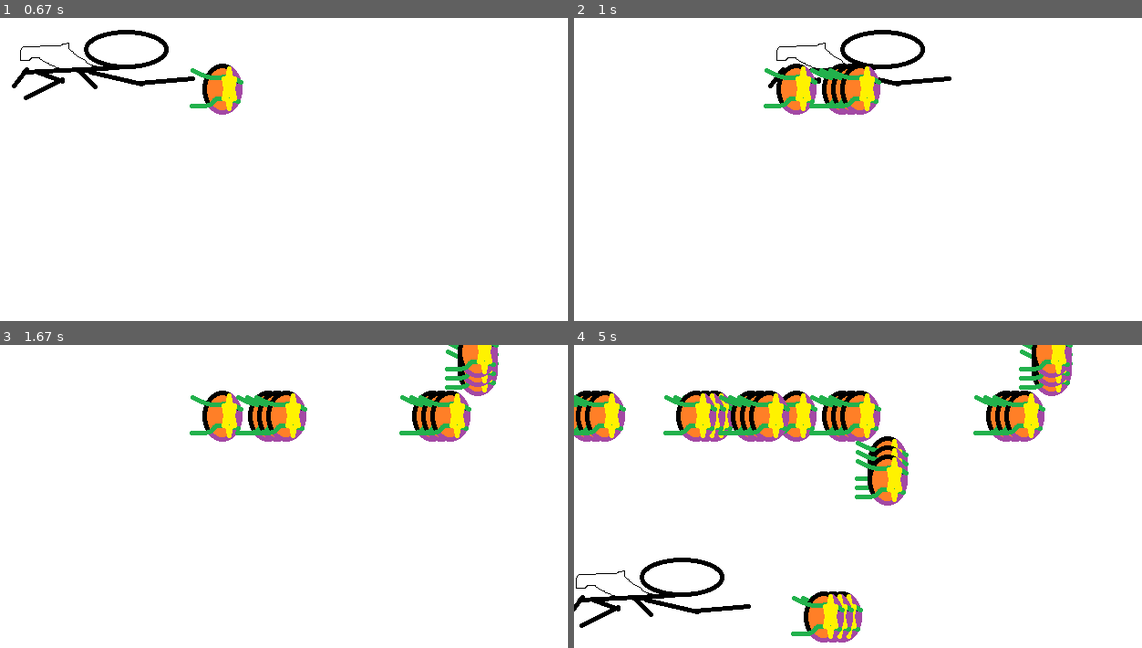
Above: before the commit, frames 1-4 (two rows, left to right).
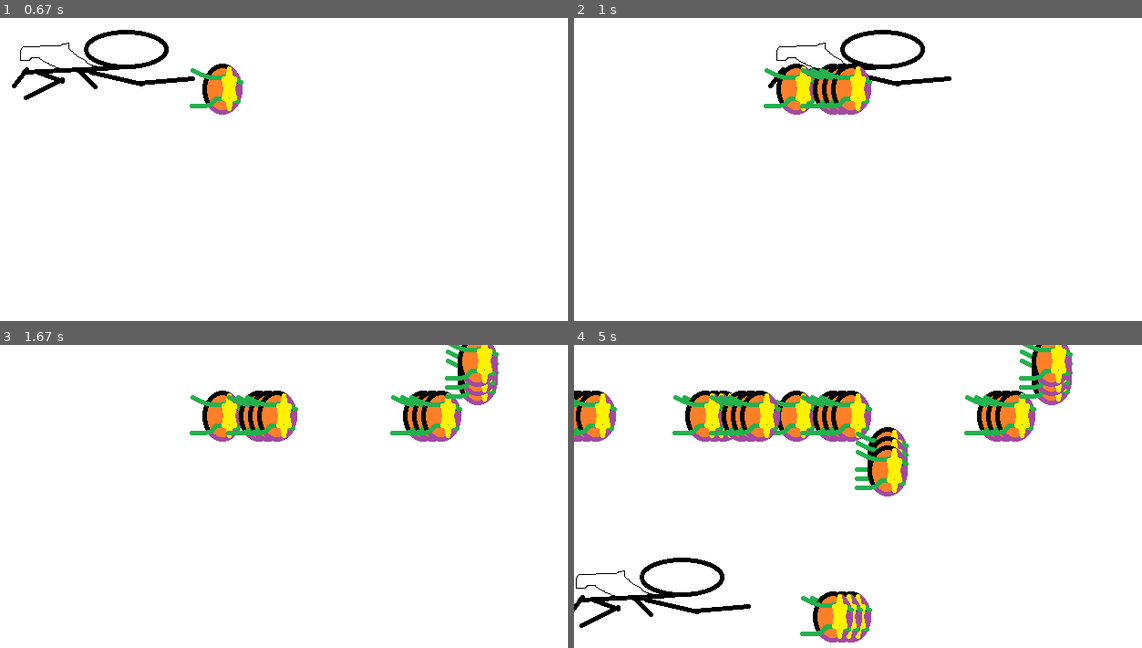
Above: after the commit, the same moments.

Repository: MrValdez/pygame-tutorial
Game: pygame game, started from main.py
Same seed, same stepped clock (60 frames per second), same inputs: the game is played once before the commit and once after it.
Inputs:
- Up to frame 1 (0.67 s): tap Space at 0.33 s
- Up to frame 2 (1 s): hold Right from 0.67 s (still down); tap Space at 0.73 s
- Up to frame 3 (1.67 s): tap Space at 1.03, 1.23 s; release Right at 1.13 s; hold Up 1.17-1.47 s
- Up to frame 4 (5 s): hold Left 2-2.53 s; tap Space at 2.07, 2.37, 2.63, 2.97, 3.27, 3.8, 4.1, 4.47, 4.87 s; hold Down 2.57-2.87 s; hold Left 2.9-3.3 s; hold Right 3.73-4.37 s; hold Down 4.4-4.77 s; hold Left from 4.8 s (still down)

Frame 1 is identical in both runs. In frame 2, 1.0% of the frame differs, in the area x 39-55%, y 15-32%; in frame 3, 2.7%; in frame 4, 7.3%, in the area x 0-88%, y 0-99%.

Commit message:
refactoring

Diff:
--- /dev/null
+++ b/gameobject.py
@@ -0,0 +1,37 @@
+# gameobject.py
+import pygame
+
+class GameObject:
+    def __init__(self, filename, pos):
+        self.image = pygame.image.load(filename).convert()
+        self.image.set_colorkey((255, 128, 128))
+
+        self.pos = pos[:]
+
+    def draw(self, screen):
+        screen.blit(self.image, self.pos)
+
+    def update(self):
+        pass
+
+class Hero(GameObject):
+    def __init__(self, pos):
+        super().__init__("hero.png", pos)
+        self.speed = 10
+
+    def update(self):
+        keystate = pygame.key.get_pressed()
+        if keystate[pygame.K_LEFT]:
+            self.pos[0] -= self.speed
+        if keystate[pygame.K_RIGHT]:
+            self.pos[0] += self.speed
+        if keystate[pygame.K_UP]:
+            self.pos[1] -= self.speed
+        if keystate[pygame.K_DOWN]:
+            self.pos[1] += self.speed
+
+class Shot(GameObject):
+    def __init__(self, pos):
+        super().__init__("shot.png", pos)
+        self.pos[0] += 200
+        self.pos[1] += 50
--- a/main.py
+++ b/main.py
@@ -1,19 +1,6 @@
 # main.py
 import pygame
-
-class Shot:
-    def __init__(self, pos):
-        self.image = pygame.image.load("shot.png").convert()
-        self.image.set_colorkey((255, 128, 128))
-
-        pos = pos[:]
-        pos[0] += 200
-        pos[1] += 50
-
-        self.pos = pos
-
-    def draw(self, screen):
-        screen.blit(self.image, self.pos)
+from gameobject import Shot, Hero
 
 resolution = (640, 480)
 isRunning = True
@@ -22,10 +9,7 @@
 screen = pygame.display.set_mode(resolution)
 clock = pygame.time.Clock()
 
-hero = pygame.image.load("hero.png").convert()
-hero.set_colorkey((255, 128, 128))
-hero_pos = [0, 0]
-
+hero = Hero([0, 0])
 shots = []
 
 while isRunning:
@@ -41,20 +25,15 @@
             isRunning  = False
 
     keystate = pygame.key.get_pressed()
-    if keystate[pygame.K_LEFT]:
-        hero_pos[0] -= 10
-    if keystate[pygame.K_RIGHT]:
-        hero_pos[0] += 10
-    if keystate[pygame.K_UP]:
-        hero_pos[1] -= 10
-    if keystate[pygame.K_DOWN]:
-        hero_pos[1] += 10
     if keystate[pygame.K_SPACE]:
-        new_shot = Shot(hero_pos)
+        new_shot = Shot(hero.pos)
         shots.append(new_shot)
 
-    screen.blit(hero, hero_pos)
+    hero.update()
+    for shot in shots:
+        shot.update()
 
+    hero.draw(screen)
     for shot in shots:
         shot.draw(screen)
 
Not shown, added: .gitignore
